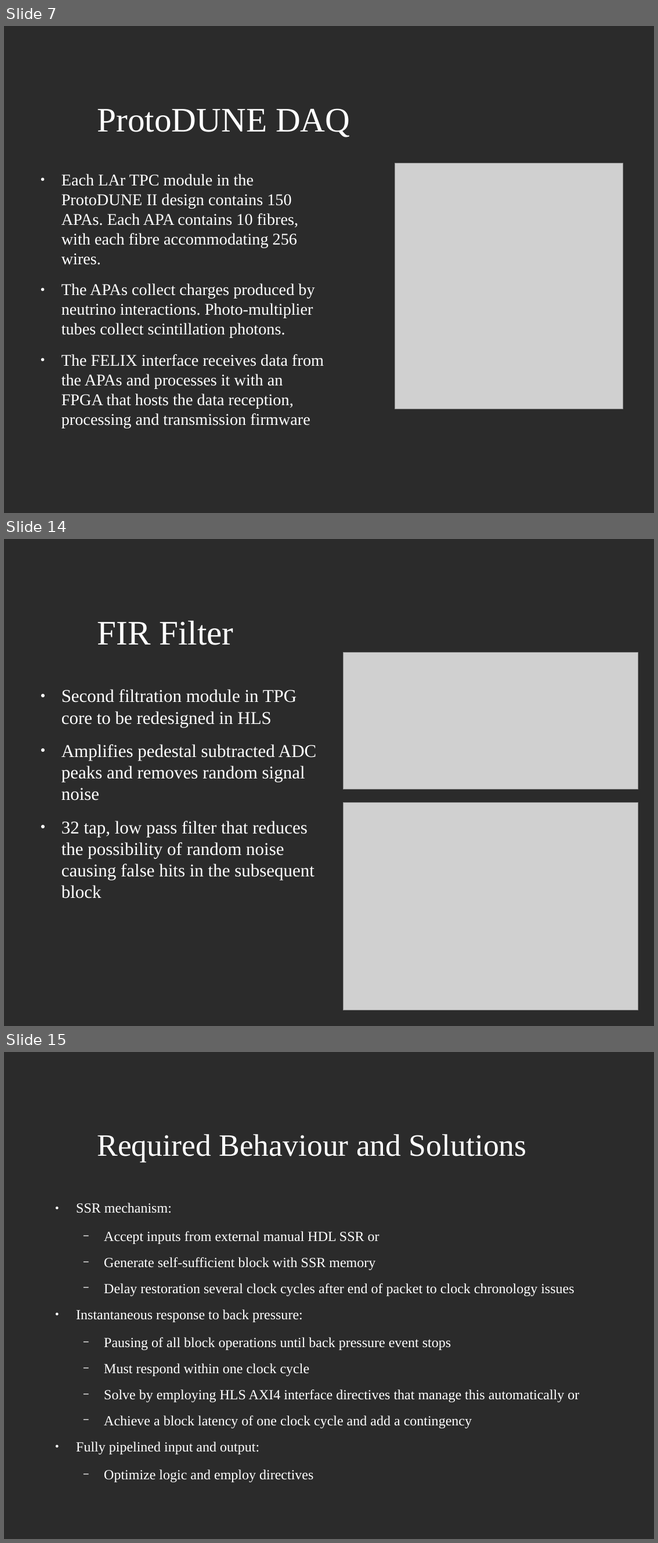
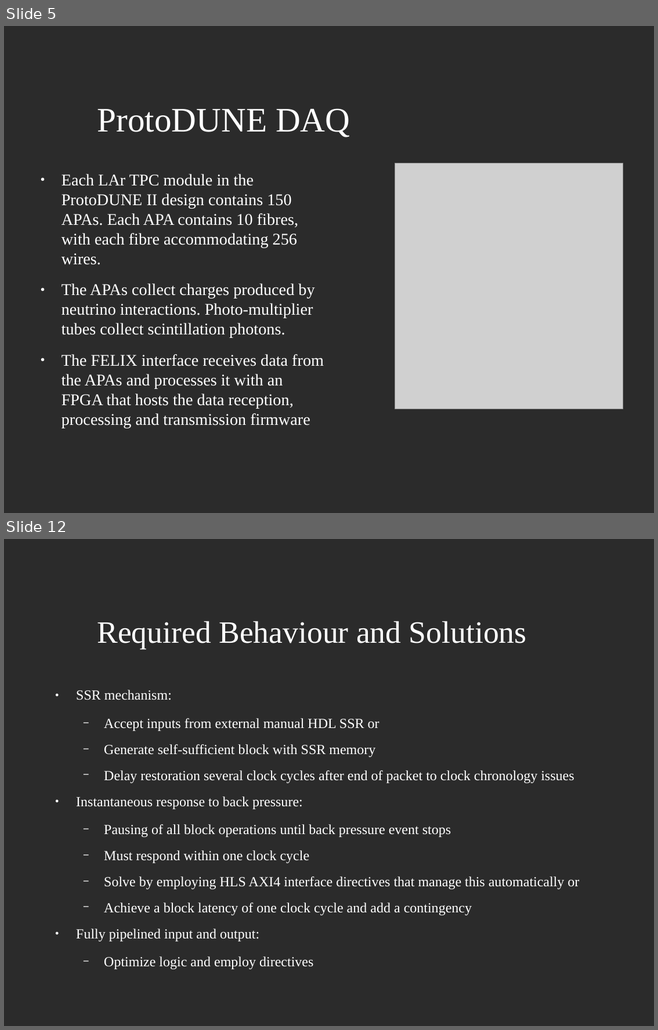
Before and after one commit to JoshCodesPhysics/dune_project, a slide deck: dune_notes/dune_pres/dune_project_pres.odp. Shown one above the other, each under a label of ours: slides 7, 14 and 15 before the commit, slides 5 and 12 after it; the slides between them are not shown. The pictures are 658x1543 and 658x1030 pixels, drawn with LibreOffice and Linux fonts; fonts in the diff are those of the drawing; grey boxes stand for pictures; background and template pictures are left out; a plain dark background stands for a picture behind light text. Boxes give left, top, right and bottom in pixels: in the first picture for what was removed or moved away, otherwise in the second. Text is boxed around its words. In the diff, an @@ line names an element or a change of style, - is before the commit and + after.

```diff
--- a/dune_notes/dune_pres/dune_project_pres.odp
+++ b/dune_notes/dune_pres/dune_project_pres.odp
@@ slide 14 removed at (4,539,654,1026), background picture (left out) @@
@@ title removed at (97,621,233,645) @@
-FIR Filter
@@ picture removed at (343,652,638,790) @@
@@ text removed at (61,689,316,899) @@
-● Second filtration module in TPG core to be redesigned in HLS
-● Amplifies pedestal subtracted ADC peaks and removes random signal noise
-● 32 tap, low pass filter that reduces the possibility of random noise causing false hits in the subsequent block
@@ picture removed at (343,803,638,1011) @@
@@ what was slide 7 is now slide 5 @@
@@ what was slide 15 is now slide 12 @@
```
Also in this commit, not shown: 4 slides changed, 3 slides added, 5 other slides removed, 1 other file.
